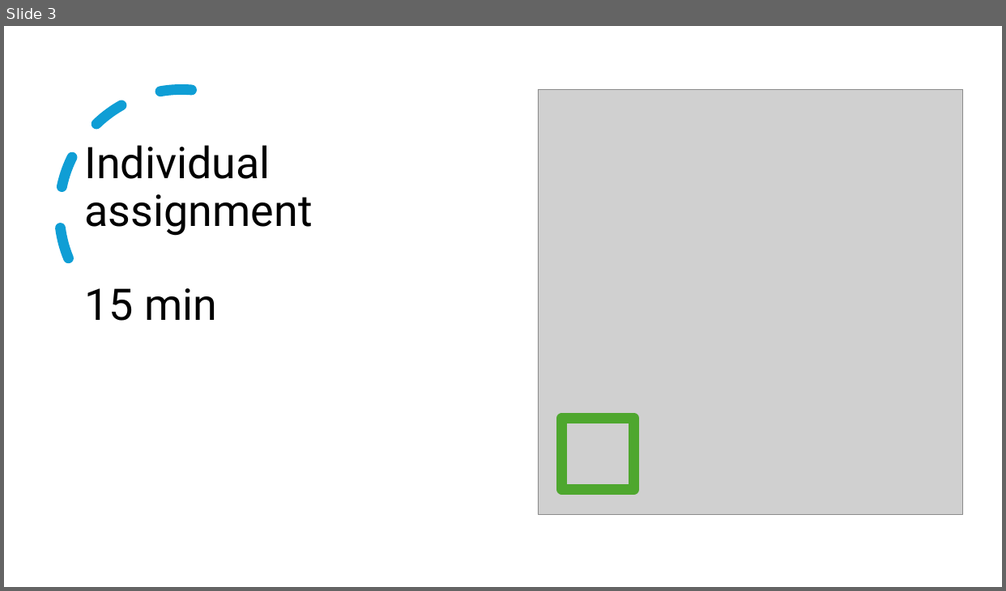
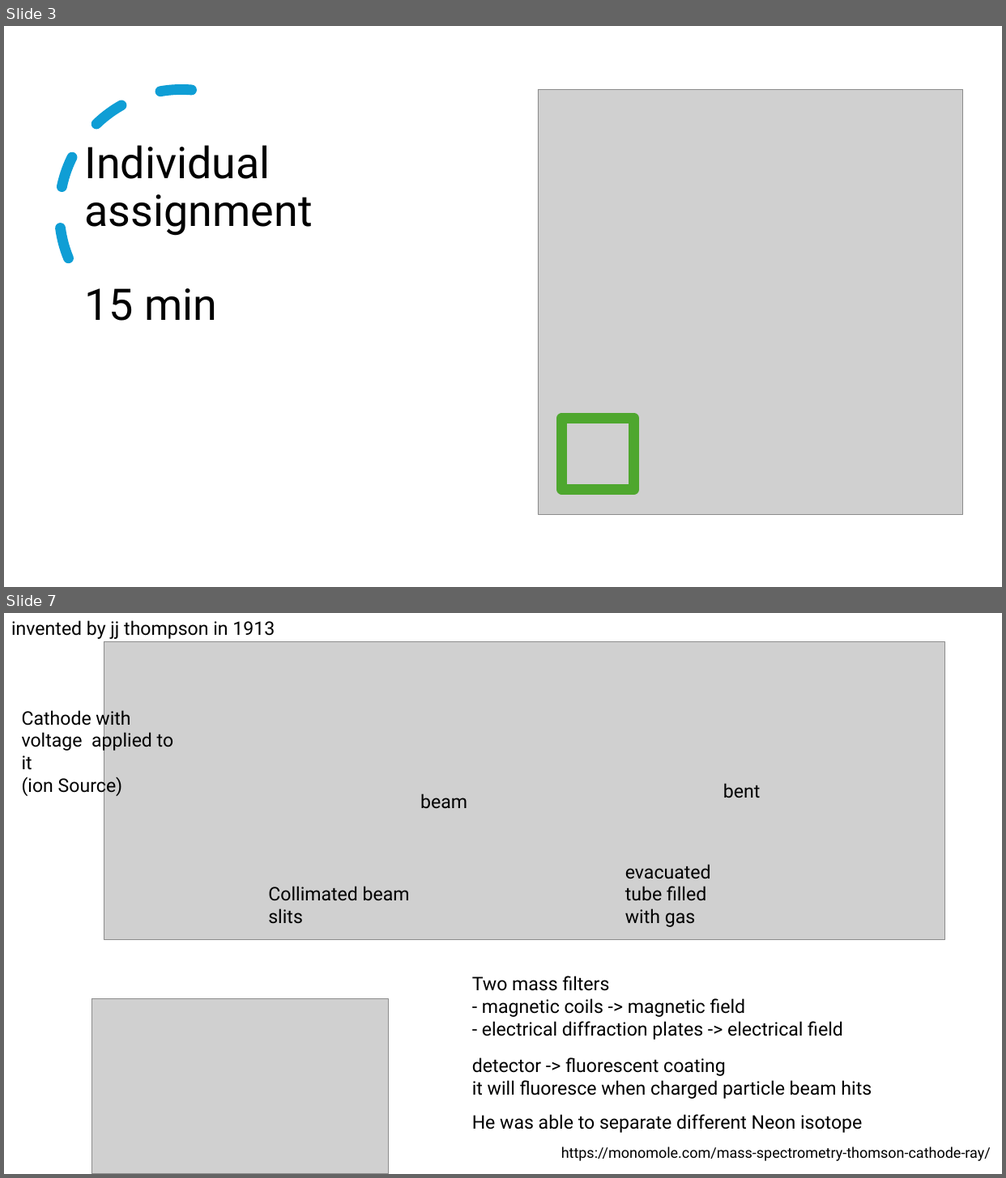
Before and after one commit to esnzgn/MSPROT, a slide deck: mass-spectrometry-fundamentals-5thsession.pptx. Shown one above the other, each under a label of ours: slide 3 before the commit, slides 3 and 7 after it; the slides between them are not shown. The pictures are 1006x591 and 1006x1178 pixels, drawn with LibreOffice and Linux fonts; fonts in the diff are those of the drawing; grey boxes stand for pictures. Boxes give left, top, right and bottom in pixels: in the first picture for what was removed or moved away, otherwise in the second. Text is boxed around its words. In the diff, an @@ line names an element or a change of style, - is before the commit and + after.

```diff
--- a/mass-spectrometry-fundamentals-5thsession.pptx
+++ b/mass-spectrometry-fundamentals-5thsession.pptx
@@ slide 7 added at box(4, 613, 1002, 1174), background #FFFFFF @@
@@ text added at box(11, 620, 275, 639), 18 pt, text #000000 @@
+invented by jj thompson in 1913
@@ picture added at box(104, 642, 945, 940) @@
@@ text added at box(22, 708, 174, 796), 18 pt, text #000000 @@
+Cathode with voltage applied to it
+(ion Source)
@@ text added at box(420, 794, 467, 809), 18 pt, text #000000 @@
+beam
@@ text added at box(723, 783, 760, 798), 18 pt, text #000000 @@
+bent
@@ text added at box(625, 864, 711, 927), 18 pt, text #000000 @@
+evacuated tube filled with gas
@@ text added at box(268, 886, 410, 923), 18 pt, text #000000 @@
+Collimated beam
+slits
@@ text added at box(472, 976, 843, 1040), 18 pt, text #000000 @@
+Two mass filters
+- magnetic coils -> magnetic field
+- electrical diffraction plates -> electrical field
@@ picture added at box(92, 999, 388, 1174) @@
@@ text added at box(472, 1058, 872, 1099), 18 pt, text #000000 @@
+detector -> fluorescent coating
+it will fluoresce when charged particle beam hits
@@ text added at box(472, 1114, 862, 1133), 18 pt, text #000000 @@
+He was able to separate different Neon isotope
@@ text added at box(561, 1147, 991, 1161), 14 pt, text #000000 @@
+https://monomole.com/mass-spectrometry-thomson-cathode-ray/
```
Also in this commit, not shown: 1 slide changed, 7 other slides added.
